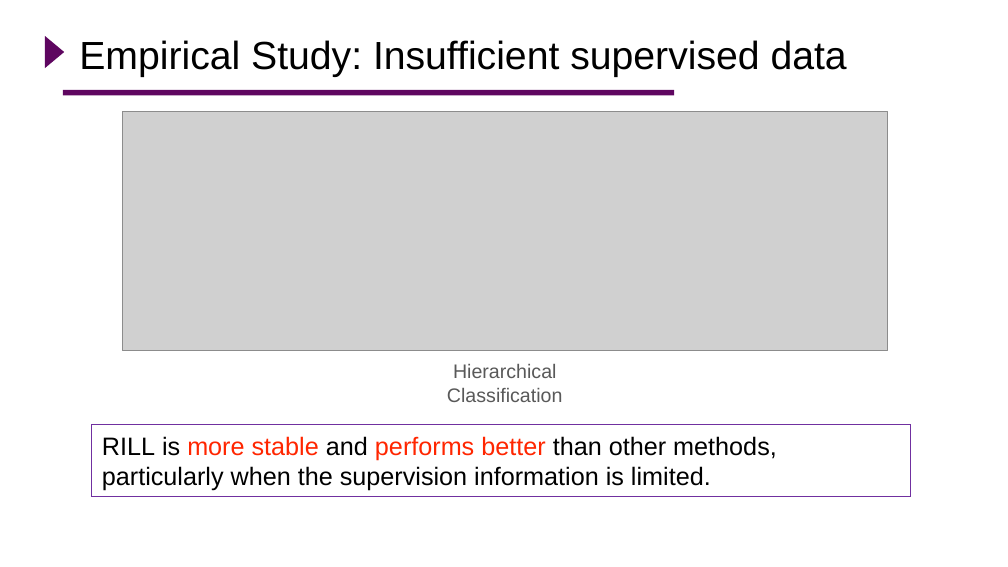
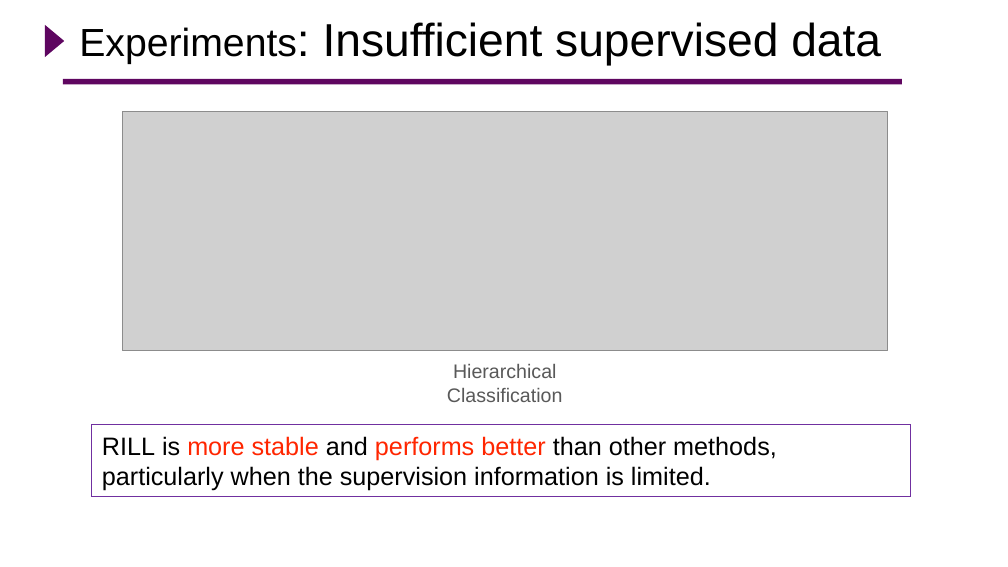
Before and after one commit to Hao-Yuan-He/Hao-Yuan-He.github.io, a slide deck: slide 13 of assets/pdf/rill_oral.pptx (slide 20 before the commit). Drawn at 1008x567 pixels with LibreOffice and Linux fonts; fonts in the diff are those of the drawing; grey boxes stand for pictures; background and template pictures are left out. Boxes give left, top, right and bottom in pixels: in the first picture for what was removed or moved away, otherwise in the second. Text is boxed around its words. In the diff, an @@ line names an element or a change of style, - is before the commit and + after.

```diff
--- a/assets/pdf/rill_oral.pptx
+++ b/assets/pdf/rill_oral.pptx
@@ triangle: place and size @@
-triangle at (45,36,64,68)
+triangle at (45,25,64,57)
@@ title at (79,22,881,65): text changed; size 28 to 33 pt @@
-Empirical Study: Insufficient supervised data
+Experiments: Insufficient supervised data
@@ line moved from (62, 93) - (674, 93) to (62, 82) - (902, 82) @@
```
Also in this commit, not shown: 13 other slides changed, 2 slides added, 8 slides removed.
